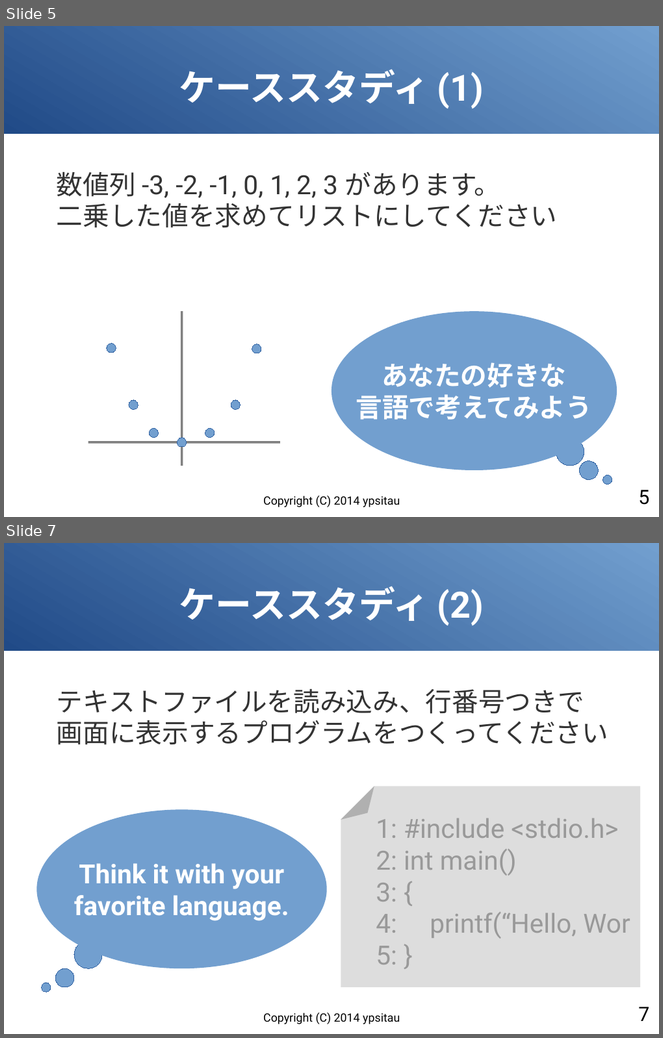
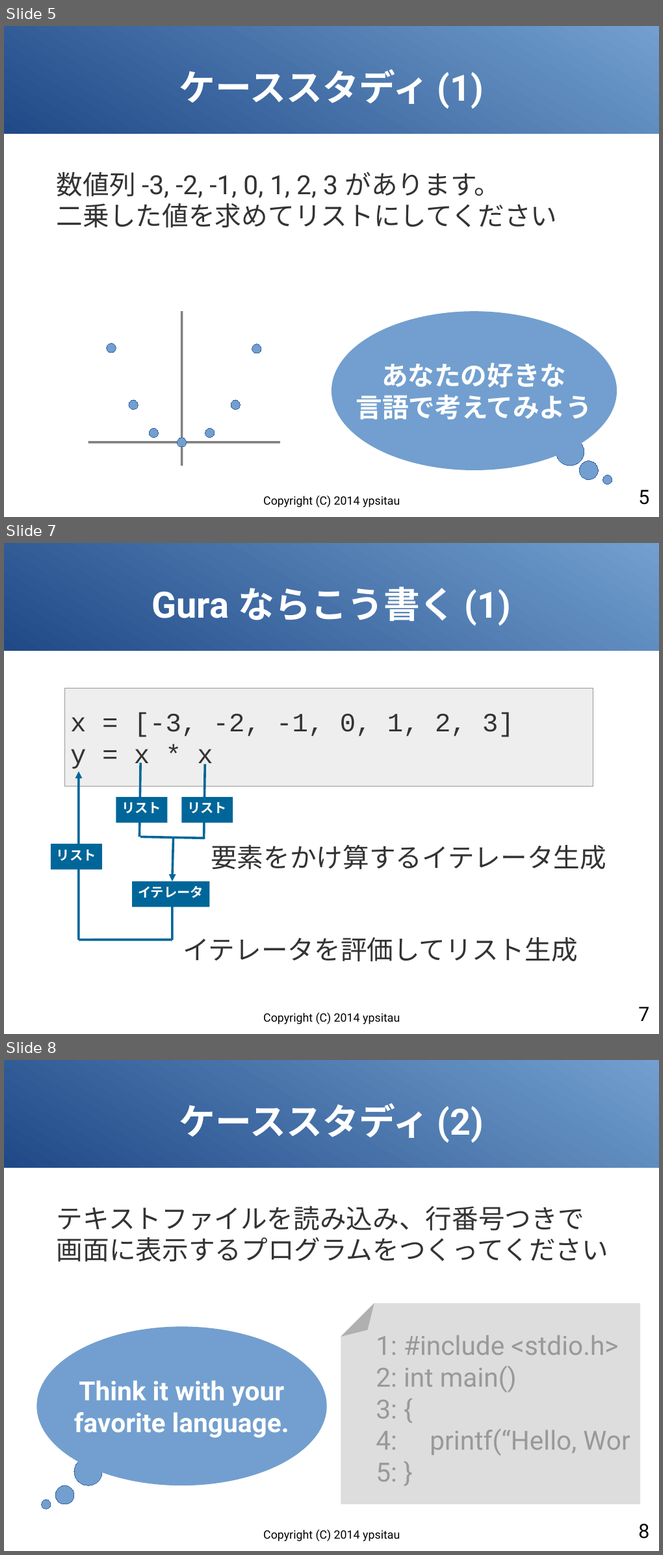
Before and after one commit to gura-lang/gura-doc, a slide deck: presentation/gura-introduction.odp. Shown one above the other, each under a label of ours: slides 5 and 7 before the commit, slides 5, 7 and 8 after it; the slides between them are not shown. The pictures are 663x1038 and 663x1555 pixels, drawn with LibreOffice and Linux fonts; fonts in the diff are those of the drawing. Boxes give left, top, right and bottom in pixels: in the first picture for what was removed or moved away, otherwise in the second. Text is boxed around its words. In the diff, an @@ line names an element or a change of style, - is before the commit and + after.

```diff
--- a/presentation/gura-introduction.odp
+++ b/presentation/gura-introduction.odp
@@ slide 7 added at (x1=4, y1=543, x2=659, y2=1034), background #FFFFFF; not listed: 1 template element that a slide beside it also shows @@
@@ title added at (x1=152, y1=587, x2=511, y2=626), 44 pt, text #FFFFFF, bold @@
+Gura ならこう書く (1)
@@ rectangle added at (x1=64, y1=688, x2=594, y2=786), fill #EEEEEE, outline #999999 0 pt, 32 pt, text #333333 @@
+x = [-3, -2, -1, 0, 1, 2, 3]
+y = x * x
@@ arrow added from (79, 940) to (79, 771), #006699 2.83 pt @@
@@ line added from (140, 763) to (140, 837), #006699 2.83 pt @@
@@ line added from (205, 764) to (204, 839), #006699 2.83 pt @@
@@ rectangle added at (x1=116, y1=797, x2=168, y2=823), fill #006699, 16 pt, text #FFFFFF, bold @@
+リスト
@@ rectangle added at (x1=181, y1=797, x2=233, y2=823), fill #006699, 16 pt, text #FFFFFF, bold @@
+リスト
@@ rectangle added at (x1=51, y1=845, x2=102, y2=870), fill #006699, 16 pt, text #FFFFFF, bold @@
+リスト
@@ line added from (140, 837) to (205, 839), #006699 2.83 pt @@
@@ arrow added from (174, 838) to (172, 882), #006699 2.83 pt @@
@@ text added at (x1=211, y1=845, x2=607, y2=870), 32 pt, text #333333 @@
+要素をかけ算するイテレータ生成
@@ rectangle added at (x1=133, y1=882, x2=210, y2=908), fill #006699, 16 pt, text #FFFFFF, bold @@
+イテレータ
@@ line added from (172, 895) to (172, 940), #006699 2.83 pt @@
@@ line added from (172, 940) to (79, 940), #006699 2.83 pt @@
@@ text added at (x1=183, y1=938, x2=578, y2=962), 32 pt, text #333333 @@
+イテレータを評価してリスト生成
@@ page number added at (x1=638, y1=1007, x2=649, y2=1021), 24 pt, text #000000 @@
+7
@@ text added at (x1=263, y1=1013, x2=400, y2=1025), 14 pt, text #000000 @@
+Copyright (C) 2014 ypsitau
@@ what was slide 7 is now slide 8 @@
@@ page number at (x1=638, y1=1524, x2=649, y2=1539): text changed @@
-7
+8
```
Also in this commit, not shown: 5 slides changed, 1 other slide added.
